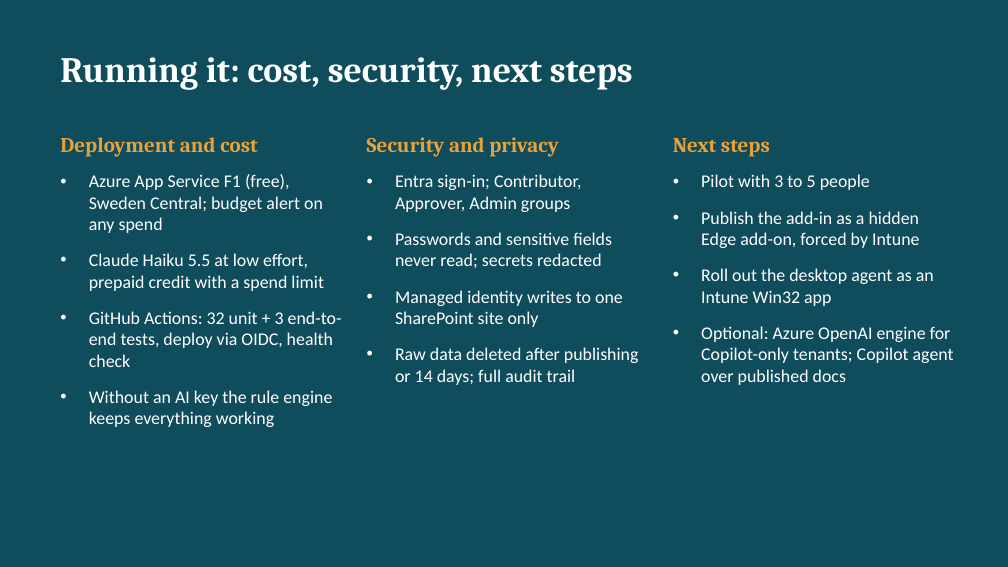
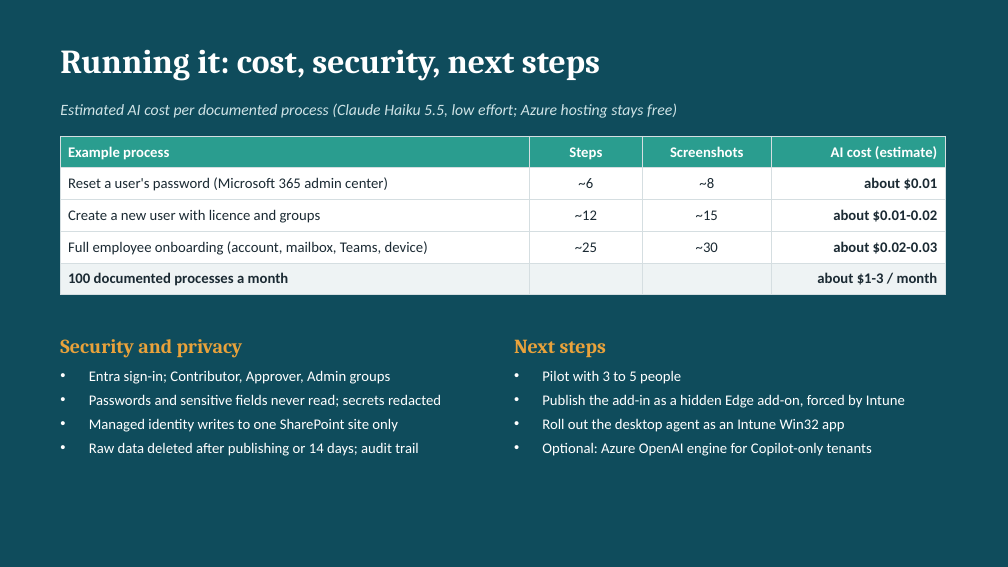
Before and after one commit to traistacristian/process-documentation-agent, a slide deck: slide 5 of docs/Process-Documentation-Agent-Overview.pptx. Drawn at 1008x567 pixels with LibreOffice and Linux fonts; fonts in the diff are those of the drawing. Boxes give left, top, right and bottom in pixels: in the first picture for what was removed or moved away, otherwise in the second. Text is boxed around its words. In the diff, an @@ line names an element or a change of style, - is before the commit and + after.

```diff
--- a/docs/Process-Documentation-Agent-Overview.pptx
+++ b/docs/Process-Documentation-Agent-Overview.pptx
@@ text "Running it: cost, security, next ..." at bbox=[60, 49, 600, 81]: size 34 to 32 pt @@
@@ text at bbox=[60, 103, 677, 118]: text changed; size 20 to 15 pt; font Cambria to Calibri; text colour #E9A23B to #CFE3E6; bold off; italic on @@
-Deployment and cost
+Estimated AI cost per documented process (Claude Haiku 5.5, low effort; Azure hosting stays free)
@@ table added at bbox=[60, 136, 945, 290], 5 rows, 4 columns @@
+Example process | Steps | Screenshots | AI cost (estimate)
+Reset a user's password (Microsoft 365 admin center) | ~6 | ~8 | about $0.01
+Create a new user with licence and groups | ~12 | ~15 | about $0.01-0.02
+Full employee onboarding (account, mailbox, Teams, device) | ~25 | ~30 | about $0.02-0.03
+100 documented processes a month |  |  | about $1-3 / month
@@ text removed at bbox=[89, 174, 342, 427] @@
-• Azure App Service F1 (free), Sweden Central; budget alert on any spend
-• Claude Haiku 5.5 at low effort, prepaid credit with a spend limit
-• GitHub Actions: 32 unit + 3 end-to-end tests, deploy via OIDC, health check
-• Without an AI key the rule engine keeps everything working
@@ text "Security and privacy": place and size @@
-text "Security and privacy" at bbox=[367, 137, 558, 157]
+text "Security and privacy" at bbox=[60, 339, 243, 358]
@@ text "Security and privacy" at bbox=[60, 339, 243, 358]: size 20 to 19 pt @@
@@ text "Next steps" at bbox=[514, 339, 606, 358]: size 20 to 19 pt @@
@@ text "Next steps": place and size @@
-text "Next steps" at bbox=[673, 138, 770, 157]
+text "Next steps" at bbox=[514, 339, 606, 358]
@@ text "Entra sign-in; Contributor, Approver, Admin ...": place and size @@
-text "Entra sign-in; Contributor, Approver, Admin ..." at bbox=[395, 174, 639, 385]
+text "Entra sign-in; Contributor, Approver, Admin ..." at bbox=[89, 370, 441, 456]
@@ text at bbox=[89, 370, 441, 432]: size 17 to 14 pt in "Entra sign-in; Contributor, Approver, Admin groups", "Passwords and sensitive fields never read; secrets ...", "Managed identity writes to one SharePoint site ..."; less space between paragraphs @@
@@ text "Pilot with 3 to 5 ...": place and size @@
-text "Pilot with 3 to 5 ..." at bbox=[701, 174, 954, 385]
+text "Pilot with 3 to 5 ..." at bbox=[542, 370, 905, 456]
@@ text at bbox=[542, 370, 905, 432]: size 17 to 14 pt in "Pilot with 3 to 5 people", "Publish the add-in as a hidden Edge ...", "Roll out the desktop agent as an ..."; less space between paragraphs @@
@@ text at bbox=[89, 442, 419, 456]: text changed; size 17 to 14 pt @@
-• Raw data deleted after publishing or 14 days; full audit trail
+• Raw data deleted after publishing or 14 days; audit trail
@@ text at bbox=[542, 442, 872, 456]: text changed; size 17 to 14 pt @@
-• Optional: Azure OpenAI engine for Copilot-only tenants; Copilot agent over published docs
+• Optional: Azure OpenAI engine for Copilot-only tenants
```
Also in this commit, not shown: 1 other slide changed.
